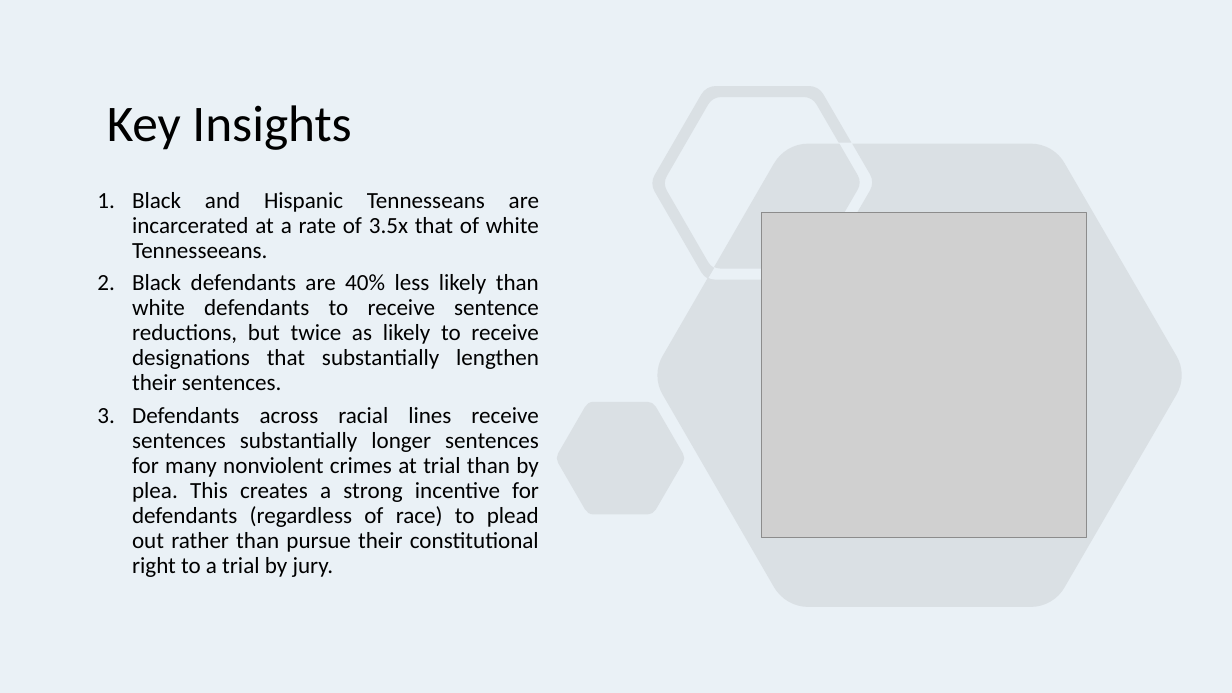
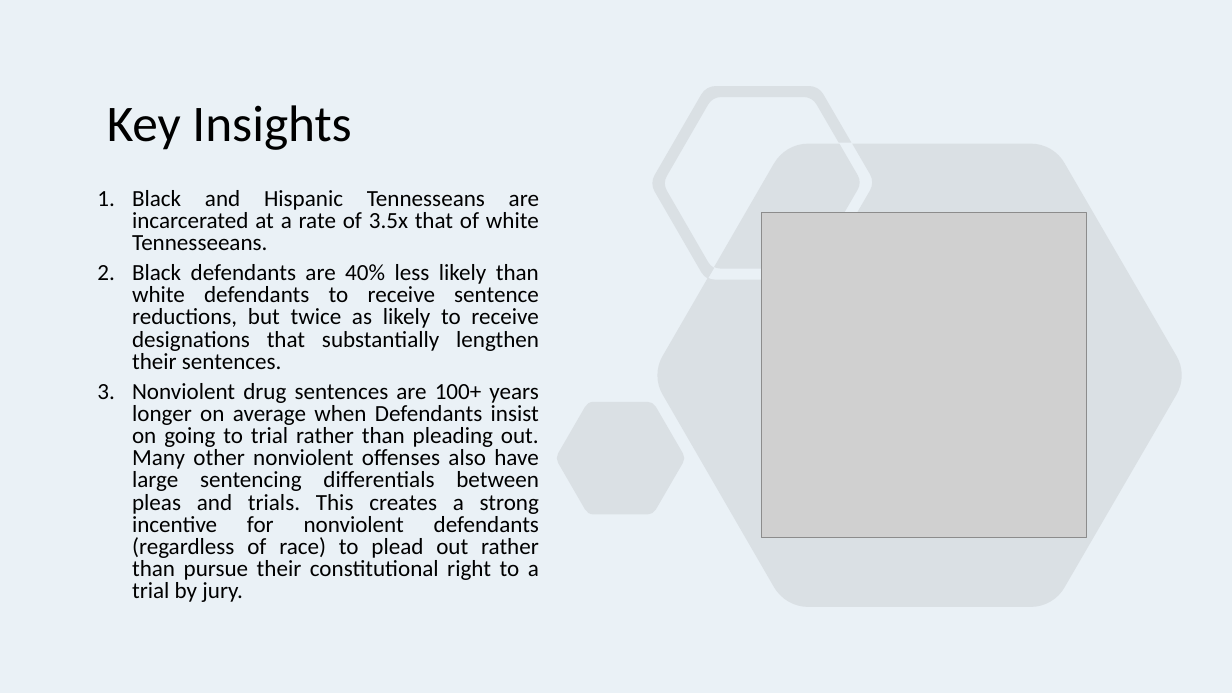
Before and after one commit to jenwhitson/sentencing_project, a slide deck: slide 20 of Presentation.pptx. Drawn at 1232x693 pixels with LibreOffice and Linux fonts; fonts in the diff are those of the drawing; grey boxes stand for pictures. Boxes give left, top, right and bottom in pixels: in the first picture for what was removed or moved away, otherwise in the second. Text is boxed around its words. In the diff, an @@ line names an element or a change of style, - is before the commit and + after.

```diff
--- a/Presentation.pptx
+++ b/Presentation.pptx
@@ text at [132, 190, 539, 369]: line spacing 0.9 to 0.8 @@
@@ text at [132, 383, 539, 602]: text changed @@
-3. Defendants across racial lines receive sentences substantially longer sentences for many nonviolent crimes at trial than by plea. This creates a strong incentive for defendants (regardless of race) to plead out rather than pursue their constitutional right to a trial by jury.
+3. Nonviolent drug sentences are 100+ years longer on average when Defendants insist on going to trial rather than pleading out. Many other nonviolent offenses also have large sentencing differentials between pleas and trials. This creates a strong incentive for nonviolent defendants (regardless of race) to plead out rather than pursue their constitutional right to a trial by jury.
```
Also in this commit, not shown: 1 other file.
